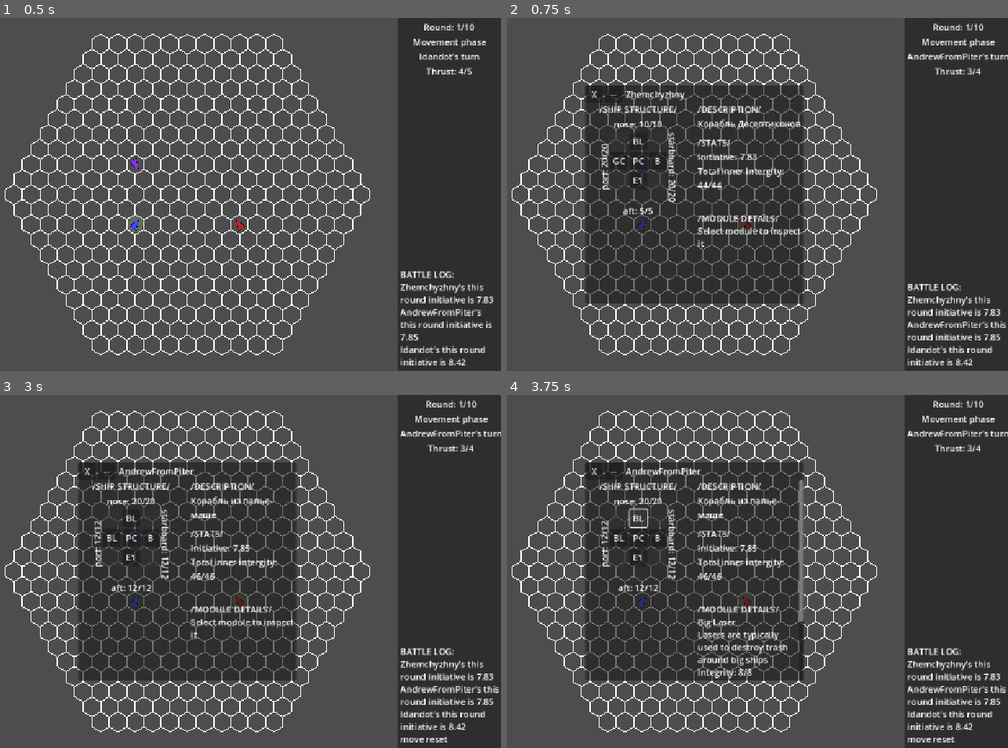
Above: before the commit, frames 1-4 (two rows, left to right).
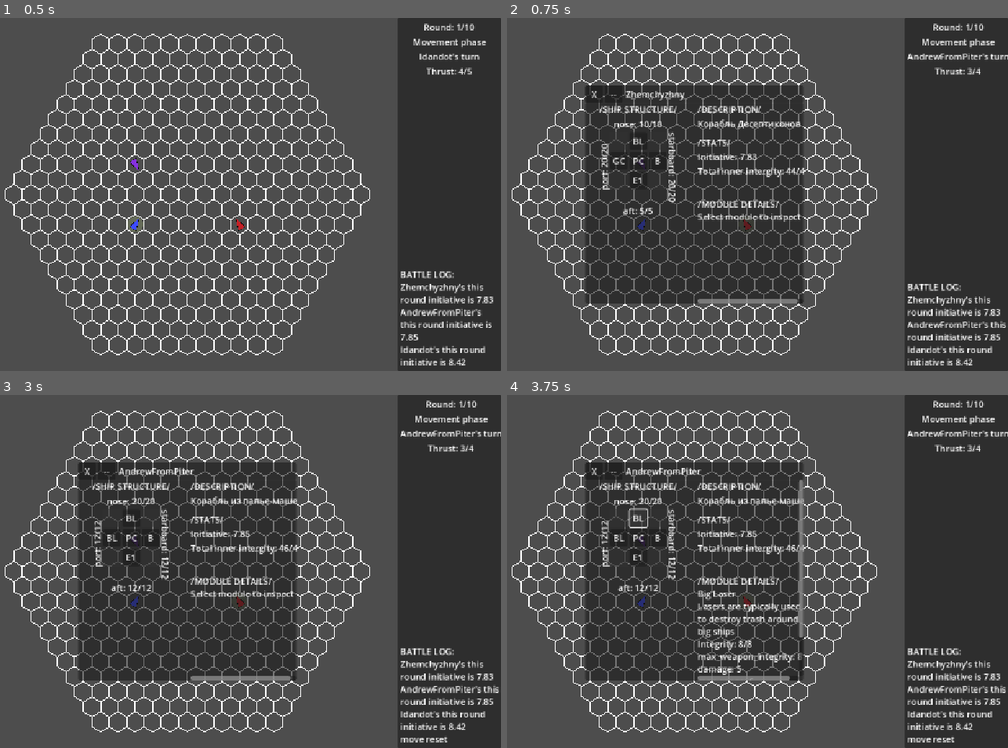
Above: after the commit, the same moments.

Repository: Idandot/Space-Arena
Game: Godot game, scene res://Base Class/Arena.tscn
Same seed, same stepped clock (60 frames per second), same inputs: the game is played once before the commit and once after it.
Inputs (mouse positions are in pixels of both pictures, inside the frame that each line leads up to):
- Up to frame 1 (0.5 s): no input
- Up to frame 2 (0.75 s): tap Enter (end_turn) at 0.5 s; drag from (642, 162) to (522, 194) at 0.52 s
- Up to frame 3 (3 s): click "--" at 1.25 s; click "X" at 2 s; tap Backspace (reset_move) at 2.75 s; drag from (240, 603) to (15, 571) at 2.77 s
- Up to frame 4 (3.75 s): click "BL" at 3.5 s

Frame 1 is identical in both runs. In frame 2, 1.1% of the frame differs, in the area x 38-60%, y 42-81%; in frame 3, 1.9%; in frame 4, 3.1%, in the area x 38-60%, y 29-81%.

Commit message:
0.1.9.2 Target cycling
- WeaponControlSystem and Weapon now have method next_target to select one of many possible (previously it was random)
- Big laser arc nerfed from 180 -> 120
- Gauss Cannon arc nerfed from 120 -> 60
- ShipContents: Reverted autowrap and minimum size on labels

Diff:
--- a/Base Class/HexRigidbody.gd
+++ b/Base Class/HexRigidbody.gd
@@ -96,9 +96,6 @@
 	axial_position = _config.spawn_point
 	facing = _config.initial_facing
 
-	#Временно для дебага!
-	#add_force("gravity", Vector2i(1, 0))
-
 ##Фаза планирования движения
 func _on_turn_start(_actor: Actor, _phase: Enums.game_states):
 	if _phase != Enums.game_states.MOVEMENT:
--- a/Base Class/WeaponControlSystem.gd
+++ b/Base Class/WeaponControlSystem.gd
@@ -8,6 +8,7 @@
 
 func _ready() -> void:
 	_ship_layout.ship_layout_setup_ended.connect(setup)
+	TurnManager.phase_started.connect(_on_action_phase_started)
 
 func setup() -> void:
 	_ship_layout.highlight_changed.connect(update_weapon_highlight)
@@ -26,6 +27,8 @@
 		if owc > 1:
 			actions.append(Action.new("next_weapon", next_weapon, Enums.game_states.ACTION, "next_weapon"))
 
+	actions.append(Action.new("next_target", next_target, Enums.game_states.ACTION, "next_target"))
+
 	return actions
 
 func get_current_weapon() -> Weapon:
@@ -40,6 +43,12 @@
 func next_weapon() -> void:
 	select_next_operational_weapon()
 	update_weapon_highlight()
+
+func next_target() -> void:
+	var current_weapon = get_current_weapon()
+	if current_weapon == null:
+		return
+	current_weapon.next_target()
 
 func update_weapon_highlight() -> void:
 	var arc_hexes: Array[Vector2i] = []
@@ -70,3 +79,8 @@
 		if weapon.weapon_active:
 			count += 1
 	return count
+
+func _on_action_phase_started(phase: Enums.game_states):
+	if phase != Enums.game_states.ACTION:
+		return
+	next_weapon()
--- a/Modules/EngineModule.gd
+++ b/Modules/EngineModule.gd
@@ -22,7 +22,6 @@
 	module_acronym = engine_config.config_acronym
 	description = engine_config.config_description
 	_integrity = Integrity.new(engine_config.max_engine_integrity, engine_config.max_engine_integrity)
-	print(_integrity.get_text())
 
 ##Возвращает доступные действия модуля
 func get_available_actions() -> Array[Action]:
--- a/Modules/Weapon.gd
+++ b/Modules/Weapon.gd
@@ -4,6 +4,8 @@
 @export var weapon_stats: WeaponConfig
 var hex_rigidbody: HexRigidbody
 var weapon_active: bool = true
+var targets: Array[Actor] = []
+var _current_target_index: int = 0
 
 #ПУБЛИЧНЫЕ МЕТОДЫ
 
@@ -25,12 +27,30 @@
 		GameEvents.log_request.emit(weapon_stats.config_name +" is already fired this turn")
 		return
 
-	var target: Actor = _find_target()
-	if target == null:
+	if _current_target_index == -1:
 		GameEvents.log_request.emit("No target available")
 		return
+	var target: Actor = targets[_current_target_index]
 	target.damage_taken.emit(weapon_stats.damage, hex_rigidbody.axial_position)
 	weapon_active = false
+
+func next_target() -> void:
+	if targets.is_empty():
+		GameEvents.log_request.emit("No target found")
+		_current_target_index = -1
+		return
+
+	var _start_index = _current_target_index
+	var _count: int = targets.size()
+
+	for i in _count:
+		_current_target_index = (_current_target_index + 1) % _count
+		if targets[_current_target_index].is_alive():
+			GameEvents.log_request.emit("Current target: %s" % targets[_current_target_index].display_name)
+			return
+
+	GameEvents.log_request.emit("No alive target found")
+	_current_target_index = -1
 
 ##Возвращается доступные действия модуля
 func get_available_actions() -> Array[Action]:
@@ -55,11 +75,15 @@
 		return
 	weapon_active = true
 
-func _find_target() -> Actor:
+	await get_tree().process_frame
+
+	targets = find_targets()
+	next_target()
+
+func find_targets() -> Array[Actor]:
 	var alive_actors = TurnManager.alive_actors
-	var best_target: Actor = null
+	var new_targets: Array[Actor]
 
-	#временный код, в будущем поиск цели будет реализован более сложно
 	for actor in alive_actors:
 		if actor == parent:
 			continue
@@ -68,16 +92,14 @@
 		var target_rigidbody: HexRigidbody = actor.find_child("HexRigidbody")
 		if !_is_in_arc(target_rigidbody.axial_position):
 			continue
-		best_target = actor
+		new_targets.append(actor)
 
-	return best_target
+	return new_targets
 
 func _is_in_arc(target_pos: Vector2i) -> bool:
-
-	for hex in get_arc_hexes():
-		if hex == target_pos:
-			return true
-	return false
+	var arc_hexes: Array[Vector2i] = get_arc_hexes()
+	var result = arc_hexes.has(target_pos)
+	return result
 
 func get_stats_text() -> String:
 	var stats_text := ""
--- a/Resources/WeaponConfigs/BigLaser.tres
+++ b/Resources/WeaponConfigs/BigLaser.tres
@@ -7,5 +7,4 @@
 config_name = "Big Laser"
 config_acronym = "BL"
 config_description = "Lasers are typically used to destroy trash around big ships"
-arc_degrees = 180
 metadata/_custom_type_script = "uid://ceiaskrajdh8i"
--- a/Resources/WeaponConfigs/GaussCannon.tres
+++ b/Resources/WeaponConfigs/GaussCannon.tres
@@ -11,5 +11,6 @@
 damage = 6
 max_range = 7
 min_range = 2
+arc_degrees = 60
 facing_offset = 0
 metadata/_custom_type_script = "uid://ceiaskrajdh8i"
--- a/UI/WindowContents/ShipContents.tscn
+++ b/UI/WindowContents/ShipContents.tscn
@@ -31,7 +31,6 @@
 anchor_bottom = 1.0
 grow_horizontal = 2
 grow_vertical = 2
-dragging_enabled = false
 
 [node name="LeftPanel" type="VBoxContainer" parent="HSplitContainer"]
 custom_minimum_size = Vector2(10, 10)
@@ -90,16 +89,12 @@
 theme_override_constants/separation = 12
 
 [node name="DescriptionLabel" type="Label" parent="HSplitContainer/ScrollContainer/RightPanel"]
-custom_minimum_size = Vector2(150, 0)
 layout_mode = 2
 theme_override_font_sizes/font_size = 16
 text = "Fuck"
-autowrap_mode = 3
 
 [node name="StatsLabel" type="Label" parent="HSplitContainer/ScrollContainer/RightPanel"]
-custom_minimum_size = Vector2(150, 0)
 layout_mode = 2
-autowrap_mode = 3
 
 [node name="ModuleDetailsLabel" type="RichTextLabel" parent="HSplitContainer/ScrollContainer/RightPanel"]
 layout_mode = 2
--- a/project.godot
+++ b/project.godot
@@ -84,6 +84,12 @@
 , Object(InputEventKey,"resource_local_to_scene":false,"resource_name":"","device":-1,"window_id":0,"alt_pressed":false …(181 unchanged characters)…
 ]
 }
+next_target={
+"deadzone": 0.2,
+"events": [Object(InputEventKey,"resource_local_to_scene":false,"resource_name":"","device":-1,"window_id":0,"alt_pressed":false,"shift_pressed":false,"ctrl_pressed":false,"meta_pressed":false,"pressed":false,"keycode":0,"physical_keycode":84,"key_label":0,"unicode":116,"location":0,"echo":false,"script":null)
+, Object(InputEventKey,"resource_local_to_scene":false,"resource_name":"","device":-1,"window_id":0,"alt_pressed":false,"shift_pressed":true,"ctrl_pressed":false,"meta_pressed":false,"pressed":false,"keycode":0,"physical_keycode":45,"key_label":0,"unicode":95,"location":0,"echo":false,"script":null)
+]
+}
 
 [rendering]
 
